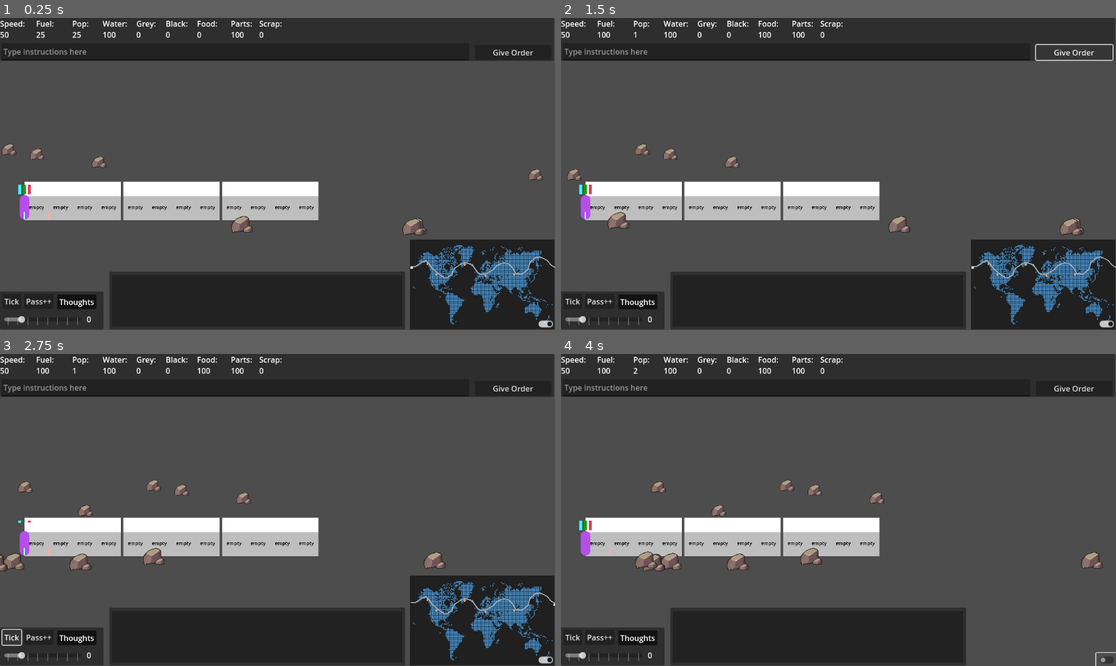
Above: before the commit, frames 1-4 (two rows, left to right).
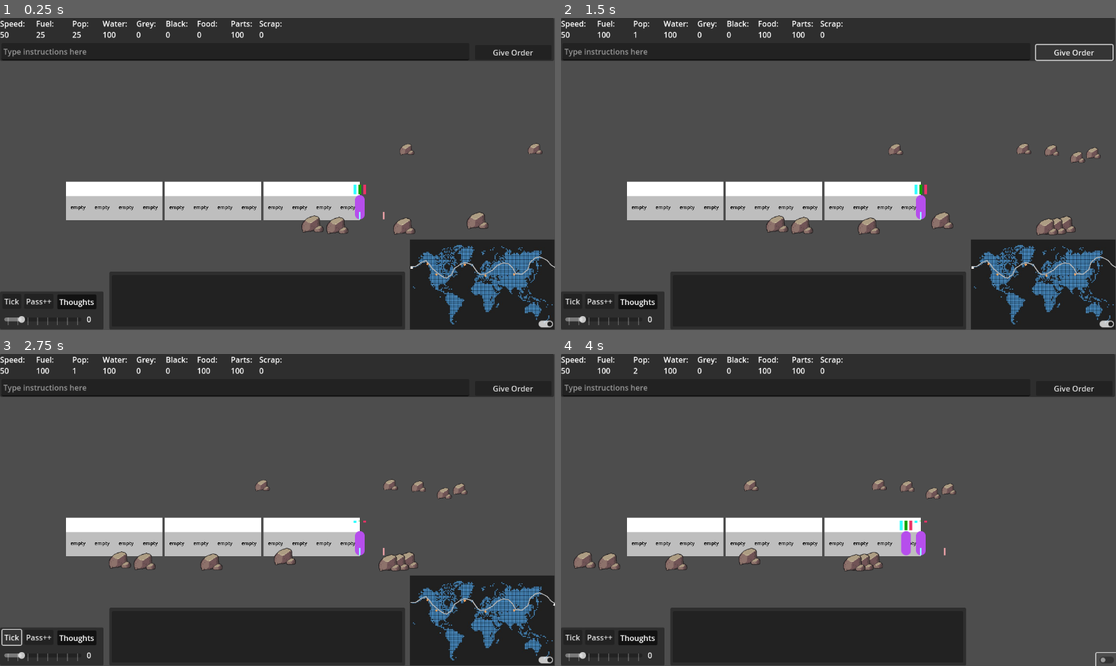
Above: after the commit, the same moments.

Repository: Sphinx111/ed_and_morgs_train_builder
Game: Godot game, scene res://Scenes/traincar.tscn
Same seed, same stepped clock (60 frames per second), same inputs: the game is played once before the commit and once after it.
Inputs (mouse positions are in pixels of both pictures, inside the frame that each line leads up to):
- Up to frame 1 (0.25 s): no input
- Up to frame 2 (1.5 s): click (794, 52) at 0.52 s; type "12" at 0.6 s; click "Give Order" at 1.25 s
- Up to frame 3 (2.75 s): click "Tick" at 2 s
- Up to frame 4 (4 s): click "Pass++" at 2.75 s; click (1104, 659) at 3.5 s

The runs differ from the first frame. In frame 1, 3.6% of the frame differs, in the area x 0-98%, y 40-70%; in frame 2, 4.1%; in frame 3, 4.5%; in frame 4, 4.5%, in the area x 2-98%, y 40-70%.

Commit message:
I think the train works in both directions now

Diff:
--- a/Globals.gd
+++ b/Globals.gd
@@ -5,15 +5,19 @@
 var display_width = 1152
 var display_height = 648
 
+
 # Car variables
-var car_length : int = 200
-var car_height : int = 80
-var car_separation: int = 5
+var car_length : float = 200
+var car_height : float = 80
+var car_separation: float = 5
 var modules_per_car : int = 4
 
+var train_origin_x = display_width - car_length
+var train_direction = 1
+
 # Module Variables
-var module_width : int = 50
-var module_height : int = 50
+var module_width : float = 50
+var module_height : float = 50
 var refund_module_fraction : float = 0.5
 
 # Production ratios
--- a/Helpers.gd
+++ b/Helpers.gd
@@ -20,3 +20,22 @@
 	var modulePos : int = index % Globals.modules_per_car
 	var carPos : int = index / Globals.modules_per_car
 	return [carPos, modulePos]
+
+## Get relative xpos from train coords
+func get_xpos_from_trainpos(trainPos: Array) -> float:
+	var result : float = (trainPos[0] * (Globals.car_length + Globals.car_separation))
+	result = result + (trainPos[1] * Globals.module_width)
+	# If train front is to the right, xPos is trainStart - distance from start
+	if Globals.train_direction > 0: result = result * -1
+	return result
+
+## get a trainpost [carNum, moduleNum] from a local position (Vector2)
+func get_trainpos_from_coords(localPos : Vector2) -> Array[int]:
+	var offset_from_start : float = 0
+	offset_from_start = localPos.x
+	if Globals.train_direction > 0:
+		offset_from_start = offset_from_start * -1
+	var carIndex : int = floor(offset_from_start / (Globals.car_length + Globals.car_separation) )
+	var posInCar : int = floor(fmod(offset_from_start, (Globals.car_length + Globals.car_separation)) )
+	var moduleIndex : int = floor(min((posInCar / Globals.module_width), (Globals.modules_per_car - 1)))
+	return [carIndex,moduleIndex]
--- a/Modules/module.gd
+++ b/Modules/module.gd
@@ -37,7 +37,10 @@
 func _ready():
 	parentCar = get_parent()
 	parentTrain = parentCar.get_parent()
-	position.x = sequence * Globals.module_width
+	if Globals.train_direction < 0:
+		position.x = sequence * Globals.module_width
+	else:
+		position.x = Globals.car_length - ((sequence + 1) * Globals.module_width)
 
 func can_enter(myPassenger : Passenger) -> bool:
 	if maxCustomers == 0 or customers.size() < maxCustomers:
@@ -76,7 +79,10 @@
 
 func set_sequence(newSequence : int):
 	sequence = newSequence
-	position.x = sequence * Globals.module_width
+	if Globals.train_direction < 0:
+		position.x = sequence * Globals.module_width
+	else:
+		position.x = Globals.car_length - ((sequence + 1) * Globals.module_width)
 
 func add_customer(newCustomer : Passenger):
 	if customers.has(newCustomer) == false:
--- a/Scenes/BackgroundHandler.gd
+++ b/Scenes/BackgroundHandler.gd
@@ -21,25 +21,28 @@
 		var rock : Sprite2D = Sprite2D.new()
 		rock.centered = false
 		rock.texture = rockImg
-		rock.position.x = randf_range(-Globals.display_width, Globals.display_width)
+		if Globals.train_direction > 0: rock.position.x = randf_range(0 , 2 * Globals.display_width)
+		elif Globals.train_direction < 0: rock.position.x = randf_range(-Globals.display_width , Globals.display_width)
 		if i <= 6:
 			rock.position.y += randf_range(-15, 0)
 			$ForegroundLayer.add_child(rock)
 			rock.scale = Vector2(0.6, 0.6)
 			rocks_f.append(rock)
 		else:
-			rock.position.y += randf_range(-30, 60)
+			rock.position.y += randf_range(-30, 0)
 			$BackgroundLayer.add_child(rock)
 			rock.scale = Vector2(0.4, 0.4)
 			rocks_b.append(rock)
 
 func _process(delta : float):
 	for rock in rocks_b:
-		rock.position.x = rock.position.x + (delta * 120)
-		if rock.position.x > Globals.display_width:
-			rock.position.x = 0 - randf_range(50, 120)
+		rock.position.x = rock.position.x - (Globals.train_direction * (delta * 120))
+		if rock.position.x < -20 or rock.position.x > Globals.display_width + 120:
+			if Globals.train_direction > 0: rock.position.x = Globals.display_width + randf_range(50, 120)
+			elif Globals.train_direction < 0: rock.position.x = 0 - randf_range(50, 120)
 
 	for rock in rocks_f:
-		rock.position.x = rock.position.x + (delta * 160)
-		if rock.position.x > Globals.display_width:
-			rock.position.x = 0 - randf_range(50, 120)
+		rock.position.x = rock.position.x - (Globals.train_direction * (delta * 160))
+		if rock.position.x < -20 or rock.position.x > Globals.display_width + 120:
+			if Globals.train_direction > 0: rock.position.x = Globals.display_width + randf_range(50, 110)
+			elif Globals.train_direction < 0: rock.position.x = 0 - randf_range(50, 120)
--- a/Train.gd
+++ b/Train.gd
@@ -41,10 +41,20 @@
 }
 
 func _ready() -> void:
+	self.position.x = Globals.train_origin_x
 	for i in range(0,3):
 		add_carriage(i)
-	maxXpos = (carriages.size() * (Globals.car_length + Globals.car_separation)) - Globals.car_separation
 	passengerManager = find_child("PassengersManager")
+	passengerManager.position.x -= Globals.car_length + Globals.car_separation
+
+	if Globals.train_direction < 0:
+		maxXpos = (carriages.size() * (Globals.car_length + Globals.car_separation)) - Globals.car_separation
+		minXpos = 0
+	else:
+		#position.x = Globals.train_origin_x
+		maxXpos = 0
+		minXpos = -1 * ((carriages.size() * (Globals.car_length + Globals.car_separation)) - Globals.car_separation)
+
 	init_passenger_map()
 	worldMap = get_parent().find_child("BasicUI").worldMap
 
@@ -144,14 +154,3 @@
 		result.append(carriages[i].get_work_map(work_type_to_find))
 
 	return result
-
-func get_trainpos_from_coords(localPos : Vector2) -> Array[int]:
-	var carIndex : int = floor(localPos.x / (Globals.car_length + Globals.car_separation) )
-	var posInCar : int = (localPos.x - carriages[carIndex].position.x)
-	var moduleIndex : int = floor(min((posInCar / Globals.module_width), (Globals.modules_per_car - 1)))
-	return [carIndex,moduleIndex]
-
-func get_xpos_from_trainpos(trainPos: Array) -> float:
-	var result : float = (trainPos[0] * (Globals.car_length + Globals.car_separation))
-	result = result + (trainPos[1] * Globals.module_width)
-	return result
--- a/passenger.gd
+++ b/passenger.gd
@@ -66,21 +66,25 @@
 		destination.x = max(destination.x, parentTrain.minXpos)
 		destination.x = min(destination.x, parentTrain.maxXpos)
 		position = position.move_toward(destination, movespeed * delta)
+		if position.x < parentTrain.minXpos:
+			position.x = parentTrain.minXpos
+		if position.x > parentTrain.maxXpos:
+			position.x = parentTrain.maxXpos
 		if (direction > 0 and position.x > next_module_pos) or (direction < 0 and position.x < last_module_pos):
 			update_module_positions()
 
 # Once at outset, or per module moved, confirm position on train and which module we are at
 # set thresholds to re-check module next
 func update_module_positions():
-	var myLocation = parentTrain.get_trainpos_from_coords(self.position)
-	last_module_pos = parentTrain.get_xpos_from_trainpos(myLocation)
+	var myLocation = Helpers.get_trainpos_from_coords(self.position)
+	last_module_pos = Helpers.get_xpos_from_trainpos(myLocation)
 	current_module = parentTrain.carriages[myLocation[0]].modules[myLocation[1]]
 	var nextLocation = myLocation
 	nextLocation[1] = nextLocation[1] + 1
 	if nextLocation[1] == Globals.modules_per_car:
 		nextLocation[0] = nextLocation[0] + 1
 		nextLocation[1] = 0
-	next_module_pos = parentTrain.get_xpos_from_trainpos(nextLocation)
+	next_module_pos = Helpers.get_xpos_from_trainpos(nextLocation)
 	check_current_module()
 
 func update_needs_debug():
@@ -90,7 +94,7 @@
 
 # If my needs have just changed, check whether the module I am in serves what I need
 func check_current_module():
-	var myLocation = parentTrain.get_trainpos_from_coords(self.position)
+	var myLocation = Helpers.get_trainpos_from_coords(self.position)
 	current_module = parentTrain.carriages[myLocation[0]].modules[myLocation[1]]
 	if targetNeed != "":
 		if current_module.can_serve_need(targetNeed):
@@ -172,18 +176,25 @@
 	manager.remove_passenger(self)
 	return Globals.RESULT_FATAL
 
+func pick_idle_move():
+	if randf() < Globals.idle_wander_chance:
+		destination = self.position
+		var offset : float = randi_range(-200, 200)
+		if offset >= 0: direction = 1
+		else: direction = -1
+		destination.x += offset
+		constrain_destination()
+
+func constrain_destination():
+	clamp(destination.x, parentTrain.minXpos, parentTrain.maxXpos)
+
 func pick_direction():
 	# Chance to idly move around if no behaviour
 	if targetNeed == "" and targetWork == "":
-		if randf() < Globals.idle_wander_chance:
-			destination = self.position
-			var offset : float = randi_range(-200, 200)
-			if offset >= 0: direction = 1
-			else: direction = -1
-			destination.x += offset
+		pick_idle_move()
 		return	# End early if no target
 
-	var myLocation = parentTrain.get_trainpos_from_coords(self.position)
+	var myLocation = Helpers.get_trainpos_from_coords(self.position)
 	var distanceToTarget = 0
 	if targetNeed != "":
 		distanceToTarget = parentTrain.passengerMap.get_direction_from_to(myLocation, targetNeed, "need")
@@ -191,16 +202,20 @@
 		distanceToTarget= parentTrain.passengerMap.get_direction_from_to(myLocation, targetWork, "work")
 
 	if distanceToTarget == 9999:
-		if targetNeed != "": new_thought("This train has no way to fulfil my crushing %s need" % [targetNeed])
+		if targetNeed != "": new_thought("I can't find anywhere to fulfil my crushing %s need!" % [targetNeed])
+		pick_idle_move()
 		return
 	if    distanceToTarget > 0: direction = 1
 	elif  distanceToTarget < 0: direction = -1
 	else: direction = 0
+	if Globals.train_direction > 0:
+		direction = direction * -1
 	myLocation[0] += floor(distanceToTarget / Globals.modules_per_car)
 	myLocation[1] += distanceToTarget % Globals.modules_per_car
 	destination = parentTrain.carriages[myLocation[0]].position
-	destination.x += (myLocation[1] + 0.5) * Globals.module_width
-
+	if Globals.train_direction < 0: destination.x += (myLocation[1] + 0.5) * Globals.module_width
+	elif Globals.train_direction > 0: destination.x += Globals.car_length - ((myLocation[1] + 0.5) * Globals.module_width)
+	constrain_destination()
 	if distanceToTarget > 7:
 		if targetNeed != "": new_thought("It's a long way to fulfil my %s" %  [targetNeed])
 		elif targetWork != "": new_thought("It's a long way to find %s work" %  [targetWork])
--- a/traincar.gd
+++ b/traincar.gd
@@ -14,7 +14,11 @@
 var ModuleScene = preload("res://Scenes/module.tscn")
 
 func _ready():
-	position.x = sequence * (Globals.car_length + Globals.car_separation)
+	if Globals.train_direction < 0:
+		position.x = sequence * (Globals.car_length + Globals.car_separation)
+	else:
+		# Pos      = Train origin           - Leftwards for each car in sequence                         - extra because drawing is from the left
+		position.x = 0 - ((sequence + 1) * (Globals.car_length + Globals.car_separation)) - Globals.car_length
 	$Outline.size.x = Globals.car_length
 	$Outline.size.y = Globals.car_height
 	parentTrain = get_parent()
@@ -24,8 +28,10 @@
 
 func set_sequence(newSequence : int):
 	sequence = newSequence
-	position.x = sequence * (Globals.car_length + Globals.car_separation)
-
+	if Globals.train_direction < 0:
+		position.x = sequence * (Globals.car_length + Globals.car_separation)
+	else:
+		position.x = 0 - ((sequence + 1) * (Globals.car_length + Globals.car_separation)) - Globals.car_length
 func resource_tick():
 	for module in modules:
 		if module != null:
